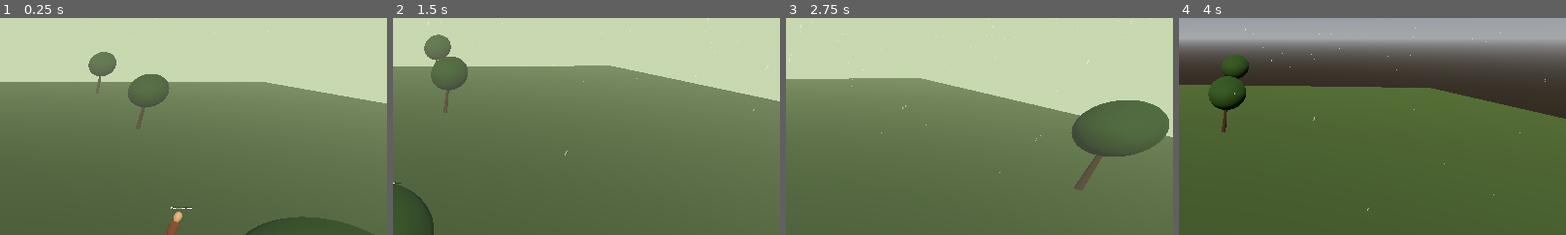
Above: before the commit, frames 1-4 (left to right).
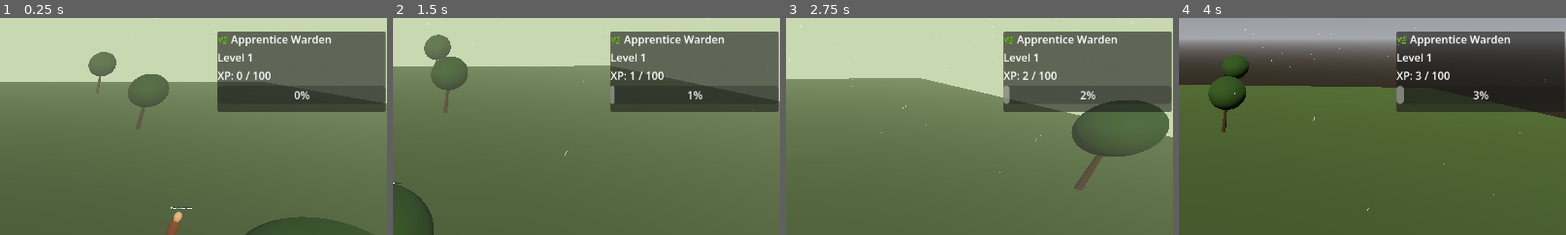
Above: after the commit, the same moments.

Repository: Ronana/Habitat
Game: Godot game, scene res://scenes/garden.tscn
Same seed, same stepped clock (60 frames per second), same inputs: the game is played once before the commit and once after it.
Inputs (mouse positions are % of the whole screen's width and height, from its top left):
- Up to frame 1 (0.25 s): no input
- Up to frame 2 (1.5 s): tap Enter at 0.5 s; move the mouse to (72, 45) at 0.52 s; hold D 0.53-1.28 s; hold Shift 0.53-1.28 s; click (72, 45) at 0.67 s; tap Alt at 0.8, 1.35 s; move the mouse to (30, 55) at 1.27 s; hold S from 1.28 s (still down); click (30, 55) at 1.42 s
- Up to frame 3 (2.75 s): tap Shift at 1.55 s; move the mouse to (60, 28) at 2.02 s; release S at 2.03 s; hold D from 2.03 s (still down); hold Shift from 2.03 s (still down); click (60, 28) at 2.17 s; tap Alt at 2.3 s
- Up to frame 4 (4 s): move the mouse to (45, 70) at 2.77 s; release D at 2.78 s; release Shift at 2.78 s; hold W 2.78-3.53 s; tap Alt at 2.85 s; click (45, 70) at 2.92 s; tap Shift at 3.05 s; move the mouse to (80, 65) at 3.52 s; hold A from 3.53 s (still down); hold Alt from 3.53 s (still down); tap 1 at 3.6 s; click (80, 65) at 3.67 s
The pictures show only the part of the screen within x 50-100%, y 0-50%; the shares and areas given below are measured in that part.

The runs differ from the first frame. In frame 1, 16% of the frame differs, in the area x 56-100%, y 6-44%; in frame 2, 16%; in frame 3, 16%; in frame 4, 11%.

Commit message:
Warden Level XP system, fixed terrain tool and seed placement input conflicts

Diff:
--- a/habitat/project.godot
+++ b/habitat/project.godot
@@ -22,6 +22,7 @@
 DayNightManager="*uid://dh04x65kqofja"
 InventoryManager="*uid://dl14j51s37ici"
 WeatherManager="*uid://cd878p7bqsd75"
+WardenManager="*uid://d1sxvsspv0pty"
 
 [physics]
 
--- a/habitat/scenes/roamer_ui.tscn
+++ b/habitat/scenes/roamer_ui.tscn
@@ -5,7 +5,7 @@
 [node name="RoamerUI" type="CanvasLayer" unique_id=1002129976]
 script = ExtResource("1_5rfuv")
 
-[node name="Panel" type="PanelContainer" parent="." unique_id=701083411]
+[node name="Panel" type="PanelContainer" parent="." unique_id=701083411 groups=["ui_panels"]]
 custom_minimum_size = Vector2(250, 150)
 offset_left = 20.0
 offset_top = 20.0
@@ -56,7 +56,7 @@
 layout_mode = 2
 text = "☀️ Sunny"
 
-[node name="ShopPanel" type="PanelContainer" parent="." unique_id=1357719498]
+[node name="ShopPanel" type="PanelContainer" parent="." unique_id=1357719498 groups=["ui_panels"]]
 visible = false
 custom_minimum_size = Vector2(300, 400)
 offset_left = 400.0
@@ -95,7 +95,7 @@
 layout_mode = 2
 text = "Close"
 
-[node name="InventoryPanel" type="PanelContainer" parent="." unique_id=1582779620]
+[node name="InventoryPanel" type="PanelContainer" parent="." unique_id=1582779620 groups=["ui_panels"]]
 custom_minimum_size = Vector2(250, 200)
 offset_left = 20.0
 offset_top = 500.0
@@ -111,3 +111,29 @@
 
 [node name="ItemList" type="VBoxContainer" parent="InventoryPanel/VBoxContainer" unique_id=1639195958]
 layout_mode = 2
+
+[node name="WardenPanel" type="PanelContainer" parent="." unique_id=1201929764 groups=["ui_panels"]]
+custom_minimum_size = Vector2(250, 120)
+offset_left = 900.0
+offset_top = 20.0
+offset_right = 940.0
+offset_bottom = 60.0
+
+[node name="VBoxContainer" type="VBoxContainer" parent="WardenPanel" unique_id=1892616662]
+layout_mode = 2
+
+[node name="WardenTitle" type="Label" parent="WardenPanel/VBoxContainer" unique_id=2025683771]
+layout_mode = 2
+text = "🌿 Apprentice Warden"
+
+[node name="LevelLabel" type="Label" parent="WardenPanel/VBoxContainer" unique_id=2070622372]
+layout_mode = 2
+text = "Level 1"
+
+[node name="XPLabel" type="Label" parent="WardenPanel/VBoxContainer" unique_id=1026361364]
+layout_mode = 2
+text = "XP: 0 / 100"
+
+[node name="XPBar" type="ProgressBar" parent="WardenPanel/VBoxContainer" unique_id=1875002830]
+layout_mode = 2
+max_value = 1.0
--- a/habitat/scripts/roamer_base.gd
+++ b/habitat/scripts/roamer_base.gd
@@ -133,7 +133,7 @@
 
 func feed(food_value: float):
 	needs["food"] = min(1.0, needs["food"] + food_value)
-	print("Fed! Food need: ", needs["food"])
+	WardenManager.gain_xp("roamer_fed")
 	check_stage_progress()
 
 func check_stage_progress():
@@ -142,14 +142,17 @@
 			if happiness > 0.5:
 				attraction_stage = AttractionStage.VISITS
 				print(name, " is now VISITING!")
+				WardenManager.gain_xp("roamer_visits")
 		AttractionStage.VISITS:
 			if happiness > 0.7:
 				attraction_stage = AttractionStage.RESIDENT
 				print(name, " is now a RESIDENT!")
+				WardenManager.gain_xp("roamer_resident")
 		AttractionStage.RESIDENT:
 			if happiness > 0.9:
 				attraction_stage = AttractionStage.BONDED
 				print(name, " is now BONDED!")
+				WardenManager.gain_xp("roamer_bonded")
 
 func on_selected():
 	var body = get_node("Body")
--- a/habitat/scripts/roamer_ui.gd
+++ b/habitat/scripts/roamer_ui.gd
@@ -9,6 +9,10 @@
 @onready var inventory_panel = $InventoryPanel
 @onready var item_list = $InventoryPanel/VBoxContainer/ItemList
 @onready var ToolManager_ref = get_tree().get_root().get_node("Garden/ToolManager")
+@onready var warden_title = $WardenPanel/VBoxContainer/WardenTitle
+@onready var level_label = $WardenPanel/VBoxContainer/LevelLabel
+@onready var xp_label = $WardenPanel/VBoxContainer/XPLabel
+@onready var xp_bar = $WardenPanel/VBoxContainer/XPBar
 
 var tracked_roamer = null
 var current_trader = null
@@ -19,6 +23,9 @@
 	InventoryManager.inventory_changed.connect(update_inventory_ui)
 	update_inventory_ui()
 	WeatherManager.weather_changed.connect(_on_weather_changed)
+	WardenManager.xp_gained.connect(_on_xp_gained)
+	WardenManager.level_up.connect(_on_level_up)
+	update_warden_ui()
 
 	# Connect shop buttons
 	$ShopPanel/VBoxContainer/Item0.pressed.connect(_on_buy_item.bind(0))
@@ -27,7 +34,8 @@
 	$ShopPanel/VBoxContainer/Item3.pressed.connect(_on_buy_item.bind(3))
 	$ShopPanel/VBoxContainer/CloseButton.pressed.connect(close_shop)
 	$Panel/VBoxContainer/SaveButton.pressed.connect(_on_save)
-	$Panel/VBoxContainer/LoadButton.pressed.connect(_on_load)
+	$Panel/VBoxContainer/LoadButton.pressed.connect(_on_load)#
+
 
 
 func _process(_delta):
@@ -126,3 +134,20 @@
 		3: "💨 Windy"
 	}
 	$Panel/VBoxContainer/WeatherLabel.text = icons[WeatherManager.current_weather]
+
+func _on_xp_gained(_amount, _total):
+	update_warden_ui()
+
+func _on_level_up(_new_level):
+	update_warden_ui()
+	show_level_up_message()
+
+func update_warden_ui():
+	warden_title.text = "🌿 " + WardenManager.get_title()
+	level_label.text = "Level " + str(WardenManager.current_level)
+	xp_label.text = "XP: " + str(int(WardenManager.current_xp)) + " / " + str(int(WardenManager.xp_to_next_level))
+	xp_bar.value = WardenManager.get_level_progress()
+
+func show_level_up_message():
+	# Simple level up notification for now
+	print("UI: Level up to ", WardenManager.current_level)
--- a/habitat/scripts/tool_manager.gd
+++ b/habitat/scripts/tool_manager.gd
@@ -34,18 +34,30 @@
 	mesh_data_tool.create_from_surface(array_mesh, 0)
 
 func _input(event):
-	if event is InputEventMouseButton and event.pressed:
-		if event.button_index == MOUSE_BUTTON_LEFT:
-			print("Left click detected in ToolManager")
-			if Input.is_key_pressed(KEY_SHIFT):
-				raise_terrain = false
-				use_spade()
-			elif Input.is_key_pressed(KEY_ALT):
-				raise_terrain = true
-				use_spade()
-		if event.button_index == MOUSE_BUTTON_RIGHT and not selected_roamer_exists():
-			if placement_item != "":
-				place_item()
+	if not event is InputEventMouseButton:
+		return
+	if not event.pressed:
+		return
+
+	# Left click — terrain tools only
+	if event.button_index == MOUSE_BUTTON_LEFT:
+		if Input.is_key_pressed(KEY_SHIFT):
+			raise_terrain = false
+			use_spade()
+			get_viewport().set_input_as_handled()
+			return
+		if Input.is_key_pressed(KEY_ALT):
+			raise_terrain = true
+			use_spade()
+			get_viewport().set_input_as_handled()
+			return
+
+	# Right click — place item if one is selected
+	if event.button_index == MOUSE_BUTTON_RIGHT:
+		if placement_item != "":
+			place_item()
+			get_viewport().set_input_as_handled()
+			return
 
 func selected_roamer_exists() -> bool:
 	return get_parent().get_node("PlayerCursor").selected_roamer != null
@@ -92,6 +104,7 @@
 		print("Ray hit nothing")
 
 func deform_terrain(hit_pos: Vector3):
+	WardenManager.gain_xp("terrain_shaped")
 	var direction = 1.0 if raise_terrain else -1.0
 	var vertices_affected = 0
 
@@ -105,16 +118,12 @@
 			mesh_data_tool.set_vertex(i, vertex)
 			vertices_affected += 1
 
-	print("Vertices affected: ", vertices_affected)
+		# Rebuild the mesh
+	array_mesh.clear_surfaces()
+	mesh_data_tool.commit_to_surface(array_mesh)
+	ground_mesh.mesh = array_mesh
+	ground_mesh.set_surface_override_material(0, original_material)
 
 func set_placement_item(item_name: String):
 	placement_item = item_name
 	print("Ready to place: ", item_name)
-
-
-
-	# Rebuild the mesh
-	array_mesh.clear_surfaces()
-	mesh_data_tool.commit_to_surface(array_mesh)
-	ground_mesh.mesh = array_mesh
-	ground_mesh.set_surface_override_material(0, original_material)
--- /dev/null
+++ b/habitat/scripts/warden_manager.gd
@@ -0,0 +1,75 @@
+extends Node
+
+signal xp_gained(amount, new_total)
+signal level_up(new_level)
+
+var current_level: int = 1
+var current_xp: float = 0.0
+var xp_to_next_level: float = 100.0
+var xp_multiplier: float = 1.5
+
+# XP rewards for actions
+var xp_rewards = {
+	"roamer_appears": 10.0,
+	"roamer_visits": 25.0,
+	"roamer_resident": 50.0,
+	"roamer_bonded": 100.0,
+	"roamer_fed": 2.0,
+	"roamer_bred": 150.0,
+	"soured_restored": 200.0,
+	"bush_planted": 5.0,
+	"terrain_shaped": 1.0
+}
+
+# What unlocks at each level
+var level_unlocks = {
+	2:  "Maren's shop expanded — Wildgrass Seeds available",
+	5:  "Terrain tool upgraded — larger radius",
+	10: "Old Cob the Tool Trader arrives",
+	15: "Wetland biome unlocked",
+	20: "Breeding system fully unlocked",
+	25: "Rare Roamer appearances begin",
+	30: "Meadow biome unlocked",
+	40: "Soured Roamers begin appearing",
+	50: "Elder variants begin appearing",
+}
+
+func gain_xp(action: String):
+	if not xp_rewards.has(action):
+		print("Unknown action: ", action)
+		return
+
+	var amount = xp_rewards[action]
+	current_xp += amount
+	emit_signal("xp_gained", amount, current_xp)
+	print("+", amount, " XP for ", action, " (Total: ", current_xp, "/", xp_to_next_level, ")")
+
+	check_level_up()
+
+func check_level_up():
+	while current_xp >= xp_to_next_level:
+		current_xp -= xp_to_next_level
+		current_level += 1
+		xp_to_next_level = round(xp_to_next_level * xp_multiplier)
+		emit_signal("level_up", current_level)
+		on_level_up(current_level)
+
+func on_level_up(new_level: int):
+	print("🌿 LEVEL UP! You are now Warden Level ", new_level)
+	if level_unlocks.has(new_level):
+		print("✨ Unlocked: ", level_unlocks[new_level])
+
+func get_level_progress() -> float:
+	return current_xp / xp_to_next_level
+
+func get_title() -> String:
+	if current_level < 5:
+		return "Apprentice Warden"
+	elif current_level < 15:
+		return "Warden"
+	elif current_level < 30:
+		return "Senior Warden"
+	elif current_level < 50:
+		return "Master Warden"
+	else:
+		return "Grand Warden"
Not shown, added: habitat/scripts/warden_manager.gd.uid
